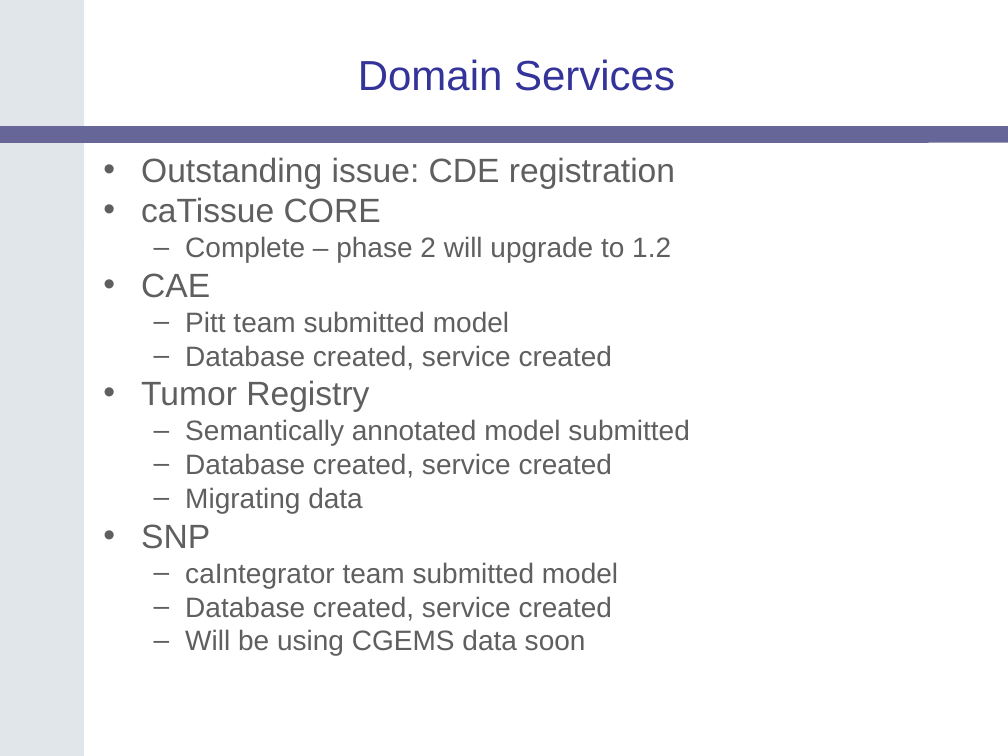
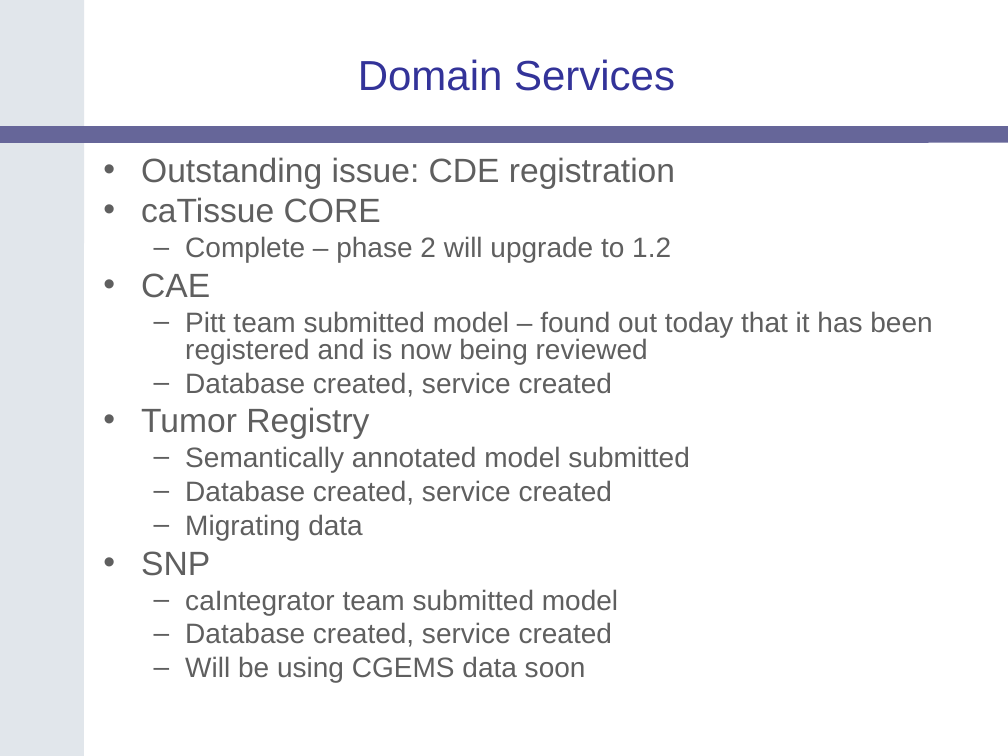
Before and after one commit to NCIP/catrip, a slide deck: slide 4 of catrip/documentation/presentations/translational_sig_2006_10_10/catrip_translational_sig_2006_10_10.ppt (slide 3 before the commit). Drawn at 1008x756 pixels with LibreOffice and Linux fonts; fonts in the diff are those of the drawing; background and template pictures are left out. Boxes give left, top, right and bottom in pixels: in the first picture for what was removed or moved away, otherwise in the second. Text is boxed around its words. In the diff, an @@ line names an element or a change of style, - is before the commit and + after.

```diff
--- a/catrip/documentation/presentations/translational_sig_2006_10_10/catrip_translational_sig_2006_10_10.ppt
+++ b/catrip/documentation/presentations/translational_sig_2006_10_10/catrip_translational_sig_2006_10_10.ppt
@@ text at (185, 311, 932, 364): text changed @@
-  – Pitt team submitted model
+  – Pitt team submitted model – found out today that it has been registered and is now being reviewed
```
Also in this commit, not shown: 1 slide added.
